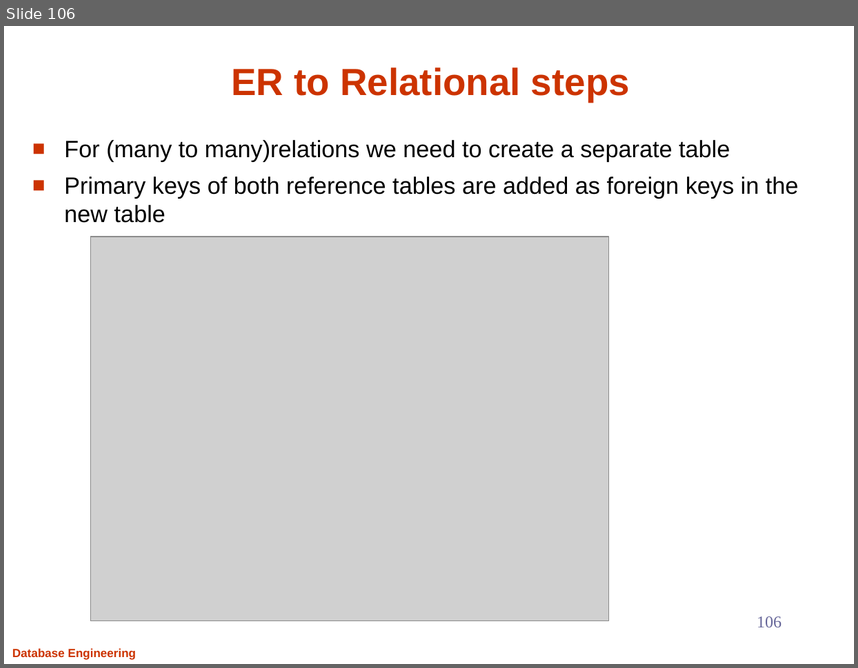
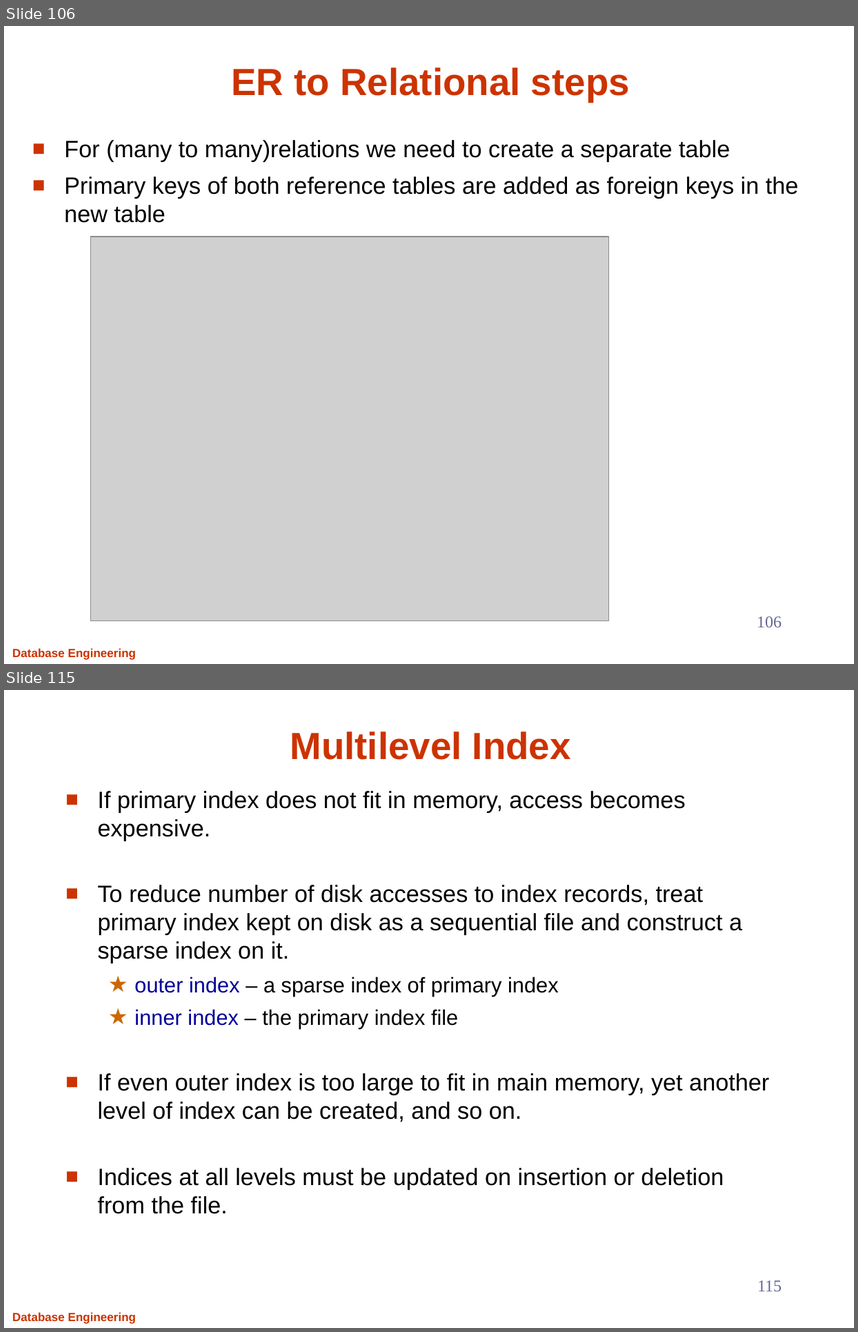
Before and after one commit to Aashishsharma/Learnings, a slide deck: RDBMS/DB.pptx. Shown one above the other, each under a label of ours: slide 106 before the commit, slides 106 and 115 after it; the slides between them are not shown. The pictures are 858x668 and 858x1332 pixels, drawn with LibreOffice and Linux fonts; fonts in the diff are those of the drawing; grey boxes stand for pictures. Boxes give left, top, right and bottom in pixels: in the first picture for what was removed or moved away, otherwise in the second. Text is boxed around its words. In the diff, an @@ line names an element or a change of style, - is before the commit and + after.

```diff
--- a/RDBMS/DB.pptx
+++ b/RDBMS/DB.pptx
@@ slide 115 added at (x1=4, y1=690, x2=854, y2=1328), background #FFFFFF; not listed: 1 template element that a slide beside it also shows @@
@@ title added at (x1=290, y1=731, x2=571, y2=760), 32 pt, text #CC3300, bold @@
+Multilevel Index
@@ text added at (x1=98, y1=791, x2=769, y2=1214), 20 pt, text #000000 @@
+■ If primary index does not fit in memory, access becomes expensive.
+■ To reduce number of disk accesses to index records, treat primary index kept on disk as a sequential file and construct a sparse index on it.
+  ★ outer index – a sparse index of primary index
+  ★ inner index – the primary index file
+■ If even outer index is too large to fit in main memory, yet another level of index can be created, and so on.
+■ Indices at all levels must be updated on insertion or deletion from the file.
@@ page number added at (x1=757, y1=1280, x2=782, y2=1291), 14 pt, text #666699 @@
+115
```
Also in this commit, not shown: 43 other slides added.
